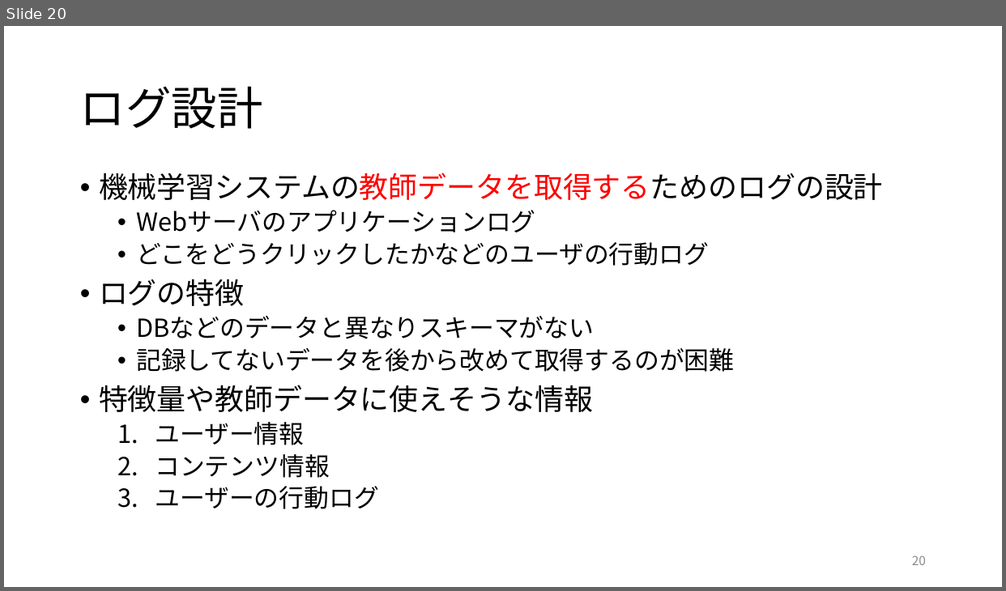
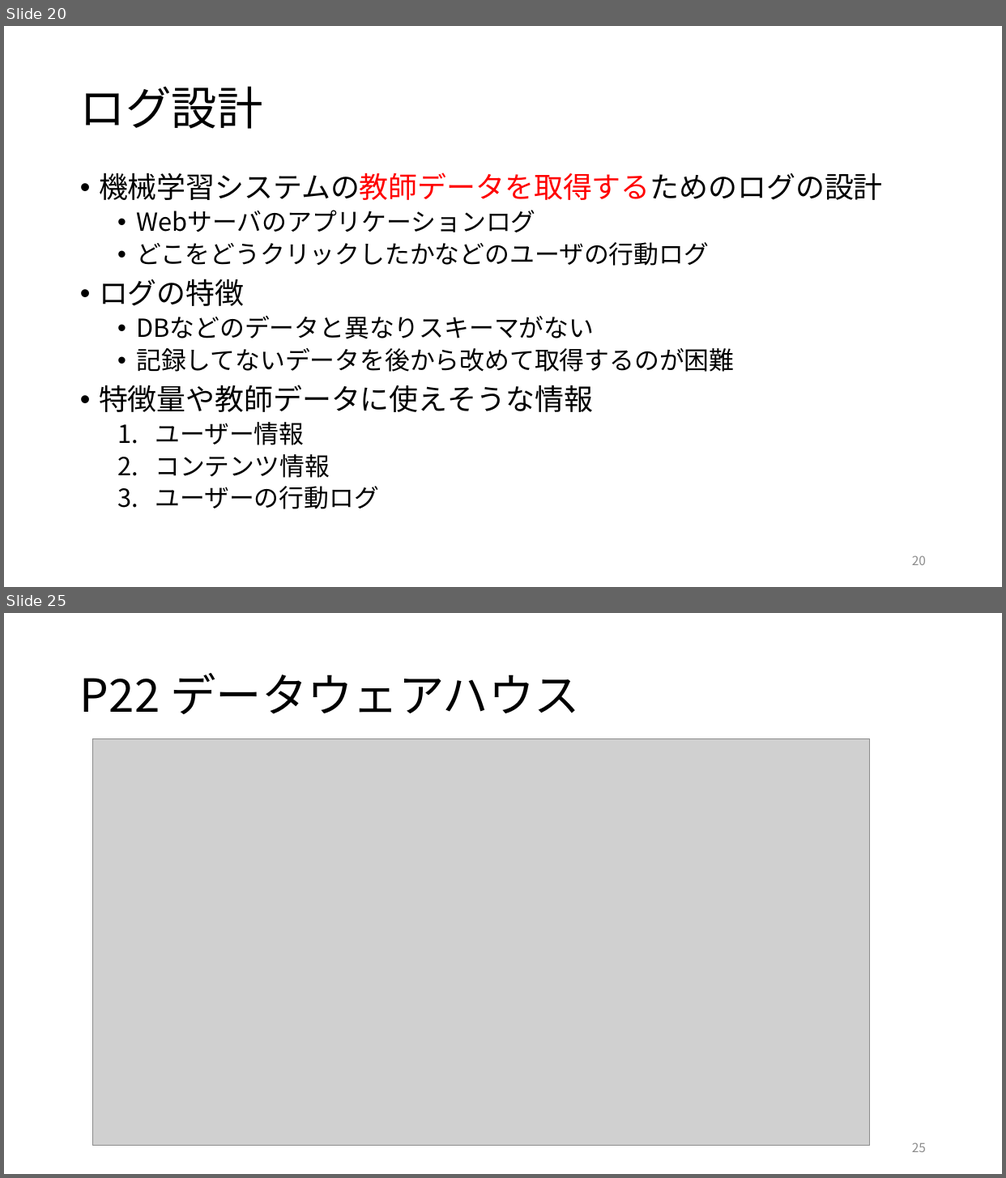
Before and after one commit to ryosuke-ku/Rinko, a slide deck: 仕事ではじめる機械学習第4章.pptx. Shown one above the other, each under a label of ours: slide 20 before the commit, slides 20 and 25 after it; the slides between them are not shown. The pictures are 1006x591 and 1006x1178 pixels, drawn with LibreOffice and Linux fonts; fonts in the diff are those of the drawing; grey boxes stand for pictures. Boxes give left, top, right and bottom in pixels: in the first picture for what was removed or moved away, otherwise in the second. Text is boxed around its words. In the diff, an @@ line names an element or a change of style, - is before the commit and + after.

```diff
--- a/仕事ではじめる機械学習第4章.pptx
+++ b/仕事ではじめる機械学習第4章.pptx
@@ slide 25 added at <box>4,613,1002,1174</box>, background #FFFFFF @@
@@ title added at <box>80,673,580,714</box>, 44 pt, text #000000 @@
+P22 データウェアハウス
@@ picture added at <box>93,739,870,1146</box> @@
@@ page number added at <box>912,1143,926,1152</box>, 12 pt, text #8C8C8C @@
+25
```
Also in this commit, not shown: 4 slides changed, 2 other files.
